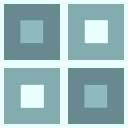
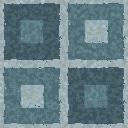
Comparing the layer stacks of the two (128, 128) images. Changes:
added group "Rug" with 4 layers above "Wall" over 0, 0, 128, 128
added layer "Layer 3" in group "Rug" over 3, 3, 126, 128
added layer "Layer 2" (darken, 22%) in group "Rug" over 0, 0, 128, 128
added group "Wall" with 10 layers over 0, 0, 128, 128
moved "InnerTile_Large copy" into group "Wall" over 20, 20, 44, 44
moved "InnerTile_Large" (1st of 2, in "Wall") into group "Wall" over 84, 20, 108, 44
moved "InnerTile_Large copy 2" into group "Wall" over 84, 84, 108, 108
moved "InnerTile_Large" (2nd of 2, in "Wall") into group "Wall" over 20, 84, 44, 108
moved "BrightTile copy" into group "Wall" over 0, 64, 64, 128
moved "BrightTile" into group "Wall" over 64, 0, 128, 64
moved "DarkTile copy" into group "Wall" over 64, 64, 128, 128
moved "DarkTile" into group "Wall" over 0, 0, 64, 64
